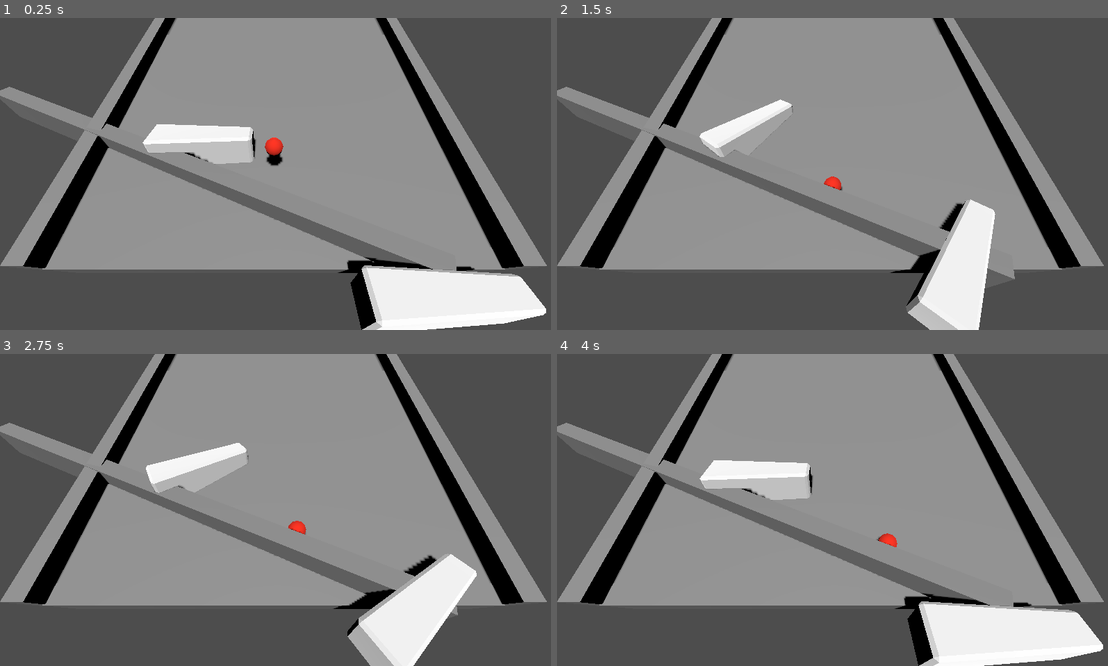
Above: before the commit, frames 1-4 (two rows, left to right).
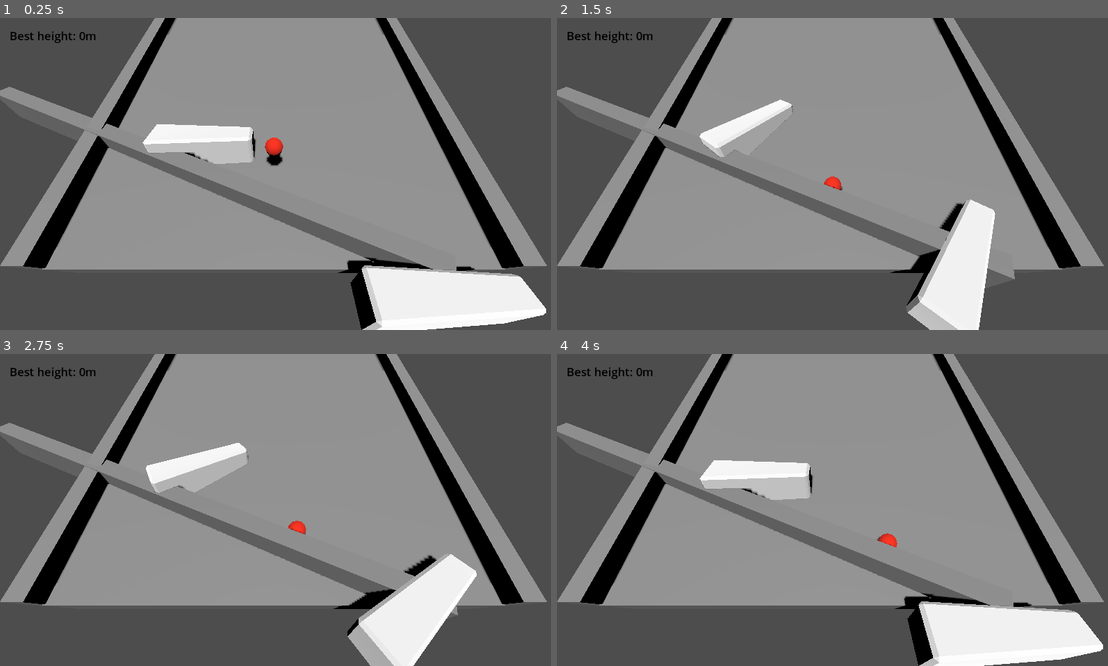
Above: after the commit, the same moments.

Repository: akashkatir/pin-boy
Game: Godot game, scene res://main.tscn
Two runs of this game, one before a commit and one after it. Both use one fixed random seed, a clock stepped at 60 frames per second and the inputs below.
Inputs:
- Up to frame 1 (0.25 s): no input
- Up to frame 2 (1.5 s): tap Enter (flip) at 0.5, 1.35 s; hold Enter (flip) 0.53-1.28 s
- Up to frame 3 (2.75 s): hold Enter (flip) from 2.03 s (still down)
- Up to frame 4 (4 s): release Enter (flip) at 2.78 s; tap Enter (flip) at 2.85 s; hold Enter (flip) from 3.53 s (still down)

The runs differ from the first frame. In frame 1, 0.2% of the frame differs, in the area x 1-18%, y 4-9%; in frame 2, 0.2%; in frame 3, 0.2%; in frame 4, 0.2%.

Commit message:
Add basic UI to keep track of max height.

Diff:
--- /dev/null
+++ b/height_label.gd
@@ -0,0 +1,7 @@
+extends Label
+
+var max_height = 0;  # Highest point reached in meters.
+
+func update_max_height(height):
+	max_height = max(max_height, int(height))
+	text = "Best height: %sm" % max_height
--- /dev/null
+++ b/main.gd
@@ -0,0 +1,11 @@
+extends Node3D
+
+
+# Called when the node enters the scene tree for the first time.
+func _ready() -> void:
+	pass  # Replace with function body.
+
+
+# Called every frame. 'delta' is the elapsed time since the previous frame.
+func _process(_delta: float) -> void:
+	$UserInterface/HeightLabel.update_max_height($Ball.position.y)
--- a/main.tscn
+++ b/main.tscn
@@ -1,7 +1,9 @@
-[gd_scene load_steps=7 format=3 uid="uid://c1tod5hx1ccnr"]
+[gd_scene load_steps=9 format=3 uid="uid://c1tod5hx1ccnr"]
 
+[ext_resource type="Script" path="res://main.gd" id="1_5etbq"]
 [ext_resource type="PackedScene" uid="uid://08eqyhcm2p0x" path="res://flipper.tscn" id="2_q38j6"]
 [ext_resource type="PackedScene" uid="uid://dntolmvguseli" path="res://ball.tscn" id="2_qmag5"]
+[ext_resource type="PackedScene" uid="uid://cyppkeelb0g14" path="res://user_interface.tscn" id="4_eovus"]
 
 [sub_resource type="BoxShape3D" id="BoxShape3D_gl01j"]
 size = Vector3(30, 2, 30)
@@ -15,6 +17,16 @@
 [sub_resource type="BoxMesh" id="BoxMesh_6bk45"]
 
 [node name="Main" type="Node3D"]
+script = ExtResource("1_5etbq")
+
+[node name="Ball" parent="." instance=ExtResource("2_qmag5")]
+transform = Transform3D(1, 0, 0, 0, 1, 0, 0, 0, 1, 0, -0.415232, 9.56205)
+
+[node name="Flipper" parent="." instance=ExtResource("2_q38j6")]
+transform = Transform3D(1, 0, 0, 0, 1, 0, 0, 0, 1, 4.48815, -3.14476, 16.1594)
+
+[node name="Flipper2" parent="." instance=ExtResource("2_q38j6")]
+transform = Transform3D(1, 0, 0, 0, 1, 0, 0, 0, 1, -6.27194, -1.58166, 8.29997)
 
 [node name="Ground" type="StaticBody3D" parent="."]
 transform = Transform3D(1, 0, 0, 0, 0.965926, -0.258819, 0, 0.258819, 0.965926, 0, -1, 0)
@@ -25,25 +37,6 @@
 [node name="Mesh" type="MeshInstance3D" parent="Ground"]
 transform = Transform3D(0.724176, 0, 0, 0, 1, 0, 0, 0, 1, 0, 0, 0)
 mesh = SubResource("BoxMesh_3wqt7")
-
-[node name="DirectionalLight" type="DirectionalLight3D" parent="."]
-transform = Transform3D(1, 0, 0, 0, 0.5, 0.866025, 0, -0.866025, 0.5, 0, 3, 3)
-shadow_enabled = true
-
-[node name="CameraPivot" type="Marker3D" parent="."]
-transform = Transform3D(1, 0, 0, 0, 1, 0, 0, 0, 1, 0.18881, 0, 11.3235)
-
-[node name="Camera" type="Camera3D" parent="CameraPivot"]
-transform = Transform3D(1, 0, 0, 0, 0.707107, 0.707107, 0, -0.707107, 0.707107, 0, 6, 7)
-
-[node name="Ball" parent="." instance=ExtResource("2_qmag5")]
-transform = Transform3D(1, 0, 0, 0, 1, 0, 0, 0, 1, 0, -0.415232, 9.56205)
-
-[node name="Flipper" parent="." instance=ExtResource("2_q38j6")]
-transform = Transform3D(1, 0, 0, 0, 1, 0, 0, 0, 1, 4.48815, -3.14476, 16.1594)
-
-[node name="Flipper2" parent="." instance=ExtResource("2_q38j6")]
-transform = Transform3D(1, 0, 0, 0, 1, 0, 0, 0, 1, -6.27194, -1.58166, 8.29997)
 
 [node name="Wall" type="StaticBody3D" parent="."]
 transform = Transform3D(1, 0, 0, 0, 0.965926, -0.258819, 0, 0.258819, 0.965926, 11.2653, -0.0551649, 0.205878)
@@ -77,3 +70,15 @@
 [node name="Mesh" type="MeshInstance3D" parent="Wall3"]
 transform = Transform3D(1, 0, 0, 0, 2, 0, 0, 0, 30, 0, 0, 0)
 mesh = SubResource("BoxMesh_6bk45")
+
+[node name="CameraPivot" type="Marker3D" parent="."]
+transform = Transform3D(1, 0, 0, 0, 1, 0, 0, 0, 1, 0.18881, 0, 11.3235)
+
+[node name="Camera" type="Camera3D" parent="CameraPivot"]
+transform = Transform3D(1, 0, 0, 0, 0.707107, 0.707107, 0, -0.707107, 0.707107, 0, 6, 7)
+
+[node name="DirectionalLight" type="DirectionalLight3D" parent="."]
+transform = Transform3D(1, 0, 0, 0, 0.5, 0.866025, 0, -0.866025, 0.5, 0, 3, 3)
+shadow_enabled = true
+
+[node name="UserInterface" parent="." instance=ExtResource("4_eovus")]
--- /dev/null
+++ b/user_interface.tscn
@@ -0,0 +1,25 @@
+[gd_scene load_steps=3 format=3 uid="uid://cyppkeelb0g14"]
+
+[ext_resource type="Script" path="res://height_label.gd" id="1_j41xb"]
+
+[sub_resource type="Theme" id="Theme_1brxo"]
+default_font_size = 24
+
+[node name="UserInterface" type="Control"]
+layout_mode = 3
+anchors_preset = 15
+anchor_right = 1.0
+anchor_bottom = 1.0
+grow_horizontal = 2
+grow_vertical = 2
+theme = SubResource("Theme_1brxo")
+
+[node name="HeightLabel" type="Label" parent="."]
+layout_mode = 0
+offset_left = 20.0
+offset_top = 20.0
+offset_right = 60.0
+offset_bottom = 43.0
+theme_override_colors/font_color = Color(0, 0, 0, 1)
+text = "Best height: 0m"
+script = ExtResource("1_j41xb")
